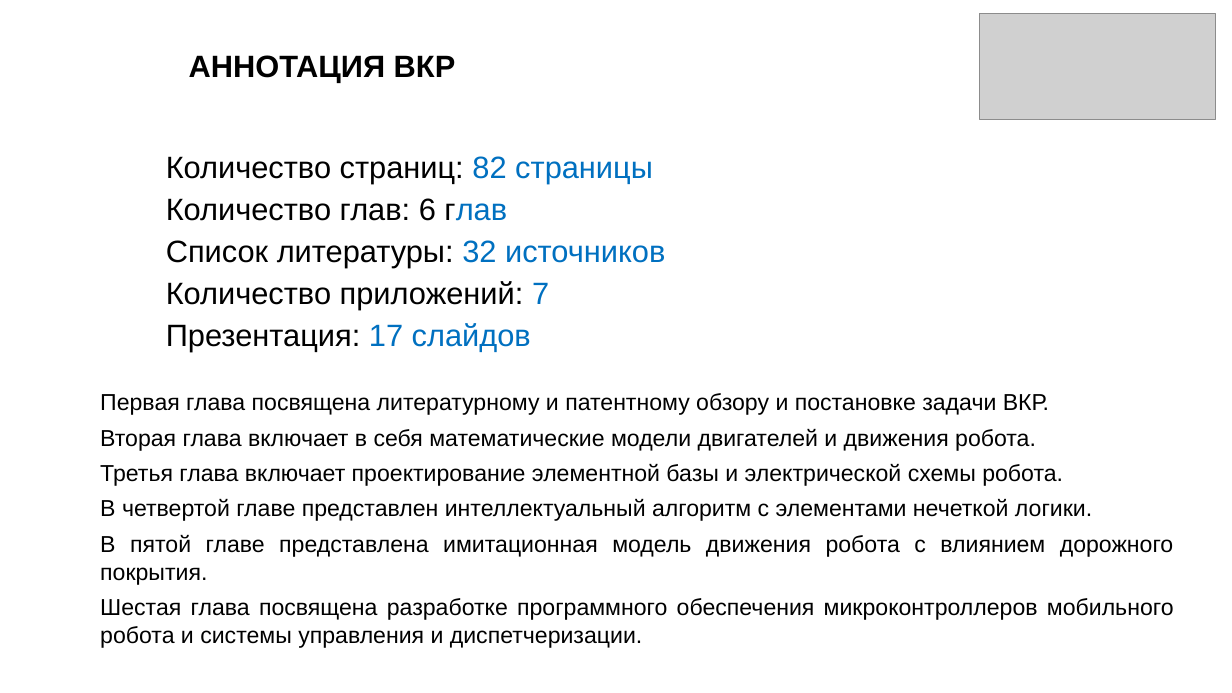
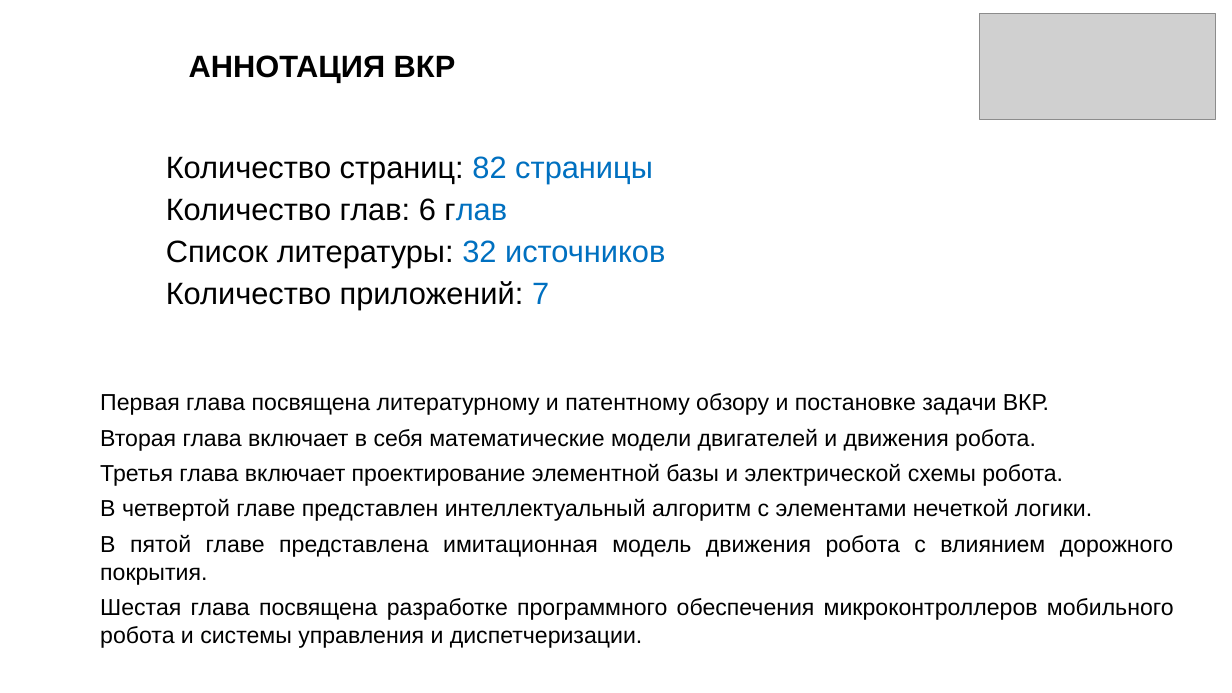
Before and after one commit to adel23444/diplom, a slide deck: slide 2 of Презентация ВКР Хамидуллин А.И. 3298.pptx. Drawn at 1232x693 pixels with LibreOffice and Linux fonts; fonts in the diff are those of the drawing; grey boxes stand for pictures. Boxes give left, top, right and bottom in pixels: in the first picture for what was removed or moved away, otherwise in the second. Text is boxed around its words. In the diff, an @@ line names an element or a change of style, - is before the commit and + after.

```diff
--- a/Презентация ВКР Хамидуллин А.И. 3298.pptx
+++ b/Презентация ВКР Хамидуллин А.И. 3298.pptx
@@ text at bbox=[166, 323, 531, 352]: paragraph removed @@
-Презентация: 17 слайдов
```
Also in this commit, not shown: 1 other slide changed, 4 other files.
